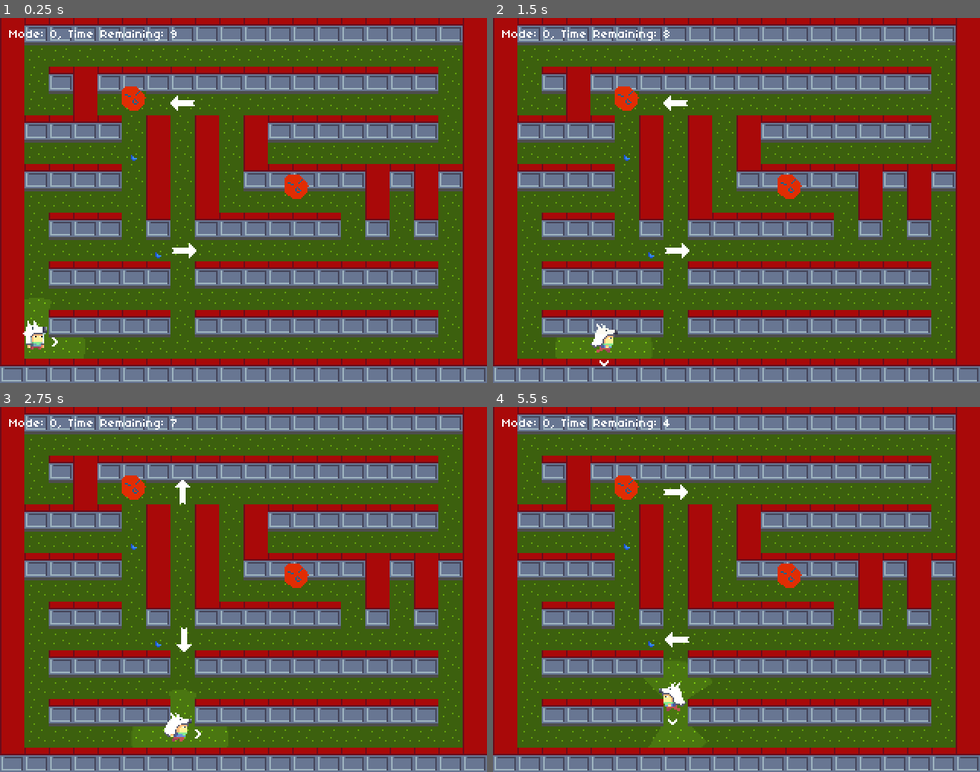
Above: before the commit, frames 1-4 (two rows, left to right).
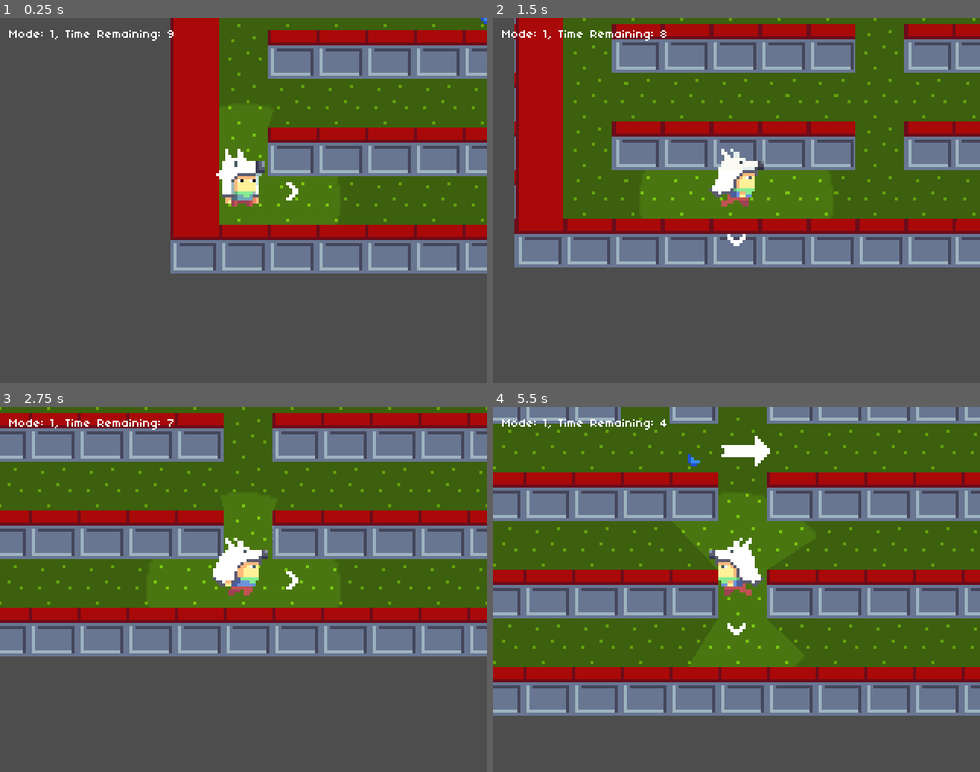
Above: after the commit, the same moments.

Repository: pibolib/gardener-of-light
Game: Godot game, scene res://scene/MainGame/GameHandler.tscn
Two runs of this game, one before a commit and one after it. Both use one fixed random seed, a clock stepped at 60 frames per second and the inputs below.
Inputs:
- Up to frame 1 (0.25 s): no input
- Up to frame 2 (1.5 s): hold D (move_right) 0.53-1.28 s; tap Space (action) at 0.6, 1.35 s; hold S (move_down) from 1.28 s (still down)
- Up to frame 3 (2.75 s): release S (move_down) at 2.03 s; hold D (move_right) from 2.03 s (still down); tap Space (action) at 2.1 s
- Up to frame 4 (5.5 s): release D (move_right) at 2.78 s; hold W (move_up) 2.78-3.53 s; tap Space (action) every 0.75 s from 2.85 to 5.1 s; hold A (move_left) 3.53-5.03 s; hold S (move_down) from 5.03 s (still down)

The runs differ from the first frame. In frame 1, 87% of the frame differs, in the area x 0-100%, y 0-100%; in frame 2, 83%; in frame 3, 83%; in frame 4, 76%.

Commit message:
changed the main player interaction

Diff:
--- a/scene/MainGame/Enemy/Enemy.gd
+++ b/scene/MainGame/Enemy/Enemy.gd
@@ -1,4 +1,5 @@
 extends CharacterBody2D
+class_name Enemy
 
 const TAINT = preload("res://scene/MainGame/Taint/Taint.tscn")
 
@@ -6,11 +7,13 @@
 @export var target := Vector2(100, 100)
 var move_enable: bool = false
 @export var follow_player: bool = true
+@export var hp: int = 3
 
 @onready var navigation_agent = $NavigationAgent2D
 var game_handler: GameHandler
 # Called when the node enters the scene tree for the first time.
 func _ready():
+	$Sprite.play("default")
 	game_handler = get_parent()
 	game_handler.connect("mode_switch", _on_mode_switch)
 	call_deferred("nav_target")
@@ -18,6 +21,10 @@
 func nav_target() -> void:
 	await get_tree().physics_frame
 	navigation_agent.target_position = get_node("../Player").global_position
+
+func _process(delta):
+	if velocity.x != 0:
+		$Sprite.scale.x = -sign(velocity.x)
 
 func _physics_process(delta):
 	if follow_player:
@@ -34,7 +41,8 @@
 func _on_navigation_agent_2d_velocity_computed(safe_velocity):
 	if move_enable:
 		velocity = safe_velocity * int(move_enable)
-	move_and_slide()
+	if game_handler.mode != GameHandler.Mode.DAY:
+		move_and_slide()
 
 func _on_mode_switch(mode: GameHandler.Mode):
 	if mode == GameHandler.Mode.DAY:
@@ -42,4 +50,12 @@
 			var taint := TAINT.instantiate()
 			taint.position = position
 			add_sibling(taint)
+		$Sprite.animation = "default"
+	else:
+		$Sprite.animation = "run"
 	move_enable = !(mode == GameHandler.Mode.DAY)
+
+func damage(amount: int) -> void:
+	hp -= amount
+	if hp <= 0:
+		queue_free()
--- a/scene/MainGame/Enemy/Enemy.tscn
+++ b/scene/MainGame/Enemy/Enemy.tscn
@@ -1,8 +1,72 @@
-[gd_scene load_steps=5 format=3 uid="uid://bvtqyrvqllt6d"]
+[gd_scene load_steps=15 format=3 uid="uid://bvtqyrvqllt6d"]
 
 [ext_resource type="Script" path="res://scene/MainGame/Enemy/Enemy.gd" id="1_yxob3"]
-[ext_resource type="Texture2D" uid="uid://c8o8qqf5s3oct" path="res://asset/enemy/enemy.png" id="2_kippb"]
+[ext_resource type="Texture2D" uid="uid://k6fs44gnaeph" path="res://asset/enemy/enemy_sm-idle-Sheet.png" id="2_b7e0t"]
+[ext_resource type="Texture2D" uid="uid://bjl2d7mhyq7iv" path="res://asset/enemy/enemy_sm-run-Sheet.png" id="3_bjgfo"]
 [ext_resource type="Texture2D" uid="uid://dip1r3gx7us1v" path="res://asset/player/aimdirection.png" id="3_se72y"]
+[ext_resource type="Texture2D" uid="uid://2twcrs85gps5" path="res://asset/shadow/shadow.png" id="4_73idr"]
+
+[sub_resource type="AtlasTexture" id="AtlasTexture_mqvda"]
+atlas = ExtResource("2_b7e0t")
+region = Rect2(0, 0, 32, 32)
+
+[sub_resource type="AtlasTexture" id="AtlasTexture_sb7pc"]
+atlas = ExtResource("2_b7e0t")
+region = Rect2(32, 0, 32, 32)
+
+[sub_resource type="AtlasTexture" id="AtlasTexture_pyr06"]
+atlas = ExtResource("2_b7e0t")
+region = Rect2(64, 0, 32, 32)
+
+[sub_resource type="AtlasTexture" id="AtlasTexture_5jjke"]
+atlas = ExtResource("2_b7e0t")
+region = Rect2(96, 0, 32, 32)
+
+[sub_resource type="AtlasTexture" id="AtlasTexture_opan6"]
+atlas = ExtResource("3_bjgfo")
+region = Rect2(0, 0, 32, 32)
+
+[sub_resource type="AtlasTexture" id="AtlasTexture_cfsyb"]
+atlas = ExtResource("3_bjgfo")
+region = Rect2(32, 0, 32, 32)
+
+[sub_resource type="AtlasTexture" id="AtlasTexture_wq2wd"]
+atlas = ExtResource("3_bjgfo")
+region = Rect2(64, 0, 32, 32)
+
+[sub_resource type="SpriteFrames" id="SpriteFrames_w875g"]
+animations = [{
+"frames": [{
+"duration": 1.0,
+"texture": SubResource("AtlasTexture_mqvda")
+}, {
+"duration": 1.0,
+"texture": SubResource("AtlasTexture_sb7pc")
+}, {
+"duration": 1.0,
+"texture": SubResource("AtlasTexture_pyr06")
+}, {
+"duration": 1.0,
+"texture": SubResource("AtlasTexture_5jjke")
+}],
+"loop": true,
+"name": &"default",
+"speed": 7.0
+}, {
+"frames": [{
+"duration": 1.0,
+"texture": SubResource("AtlasTexture_opan6")
+}, {
+"duration": 1.0,
+"texture": SubResource("AtlasTexture_cfsyb")
+}, {
+"duration": 1.0,
+"texture": SubResource("AtlasTexture_wq2wd")
+}],
+"loop": true,
+"name": &"run",
+"speed": 7.0
+}]
 
 [sub_resource type="CircleShape2D" id="CircleShape2D_w74ob"]
 radius = 6.0
@@ -10,15 +74,17 @@
 [node name="Enemy" type="CharacterBody2D"]
 z_index = -1
 y_sort_enabled = true
+collision_layer = 9
 motion_mode = 1
 safe_margin = 1.0
 script = ExtResource("1_yxob3")
 
-[node name="Sprite" type="Sprite2D" parent="."]
+[node name="Sprite" type="AnimatedSprite2D" parent="."]
 z_index = 8
 y_sort_enabled = true
-position = Vector2(0, -8)
-texture = ExtResource("2_kippb")
+position = Vector2(0, -16)
+sprite_frames = SubResource("SpriteFrames_w875g")
+frame_progress = 0.445981
 
 [node name="Collision" type="CollisionShape2D" parent="."]
 z_index = -1
@@ -38,4 +104,10 @@
 z_index = 125
 texture = ExtResource("3_se72y")
 
+[node name="Shadow" type="Sprite2D" parent="."]
+modulate = Color(1, 1, 1, 0.364706)
+z_index = -2
+scale = Vector2(1, 0.5)
+texture = ExtResource("4_73idr")
+
 [connection signal="velocity_computed" from="NavigationAgent2D" to="." method="_on_navigation_agent_2d_velocity_computed"]
--- a/scene/MainGame/GameHandler.gd
+++ b/scene/MainGame/GameHandler.gd
@@ -9,7 +9,7 @@
 const TILE := preload("res://scene/MainGame/World/Tile.tscn")
 
 @export var cycle_time: float = 10
-var mode := Mode.DAY
+var mode := Mode.NIGHT
 var mode_timer: Timer
 @onready var ui = $UI
 @onready var label = $UI/Label
@@ -21,6 +21,7 @@
 
 func _ready():
 	randomize()
+	mode_switch.emit(Mode.NIGHT)
 	for tile in tile_map.get_used_cells(1):
 		var new_tile = TILE.instantiate()
 		new_tile.position = tile_map.map_to_local(tile)
--- a/scene/MainGame/GameHandler.tscn
+++ b/scene/MainGame/GameHandler.tscn
@@ -7,6 +7,8 @@
 [ext_resource type="PackedScene" uid="uid://bvcx0ni6lj0an" path="res://scene/MainGame/Powerup/Powerup.tscn" id="5_c1pys"]
 [ext_resource type="PackedScene" uid="uid://bvtqyrvqllt6d" path="res://scene/MainGame/Enemy/Enemy.tscn" id="6_p88p4"]
 [ext_resource type="PackedScene" uid="uid://3ymrobvsurmi" path="res://scene/MainGame/Interactable/interactable.tscn" id="7_h14s5"]
+[ext_resource type="PackedScene" uid="uid://brmofso3mollm" path="res://scene/MainGame/Goal/Goal.tscn" id="8_s8uso"]
+[ext_resource type="PackedScene" uid="uid://cigy8cds0e7ug" path="res://scene/MainGame/Interactable/Landmine.tscn" id="9_djha6"]
 
 [sub_resource type="NavigationPolygon" id="NavigationPolygon_16tad"]
 
@@ -57,7 +59,6 @@
 
 [node name="TileMap" type="TileMap" parent="."]
 y_sort_enabled = true
-position = Vector2(0, 2)
 tile_set = SubResource("TileSet_acypx")
 format = 2
 layer_0/name = "BG"
@@ -94,12 +95,12 @@
 position = Vector2(96, 144)
 
 [node name="Enemy" parent="." instance=ExtResource("6_p88p4")]
-position = Vector2(88, 61)
+position = Vector2(88, 96)
 target = Vector2(24, 216)
 follow_player = false
 
 [node name="Enemy3" parent="." instance=ExtResource("6_p88p4")]
-position = Vector2(195, 119)
+position = Vector2(195, 154)
 target = Vector2(24, 216)
 
 [node name="WorldEnvironment" type="WorldEnvironment" parent="."]
@@ -114,3 +115,9 @@
 [node name="Interactable2" parent="." instance=ExtResource("7_h14s5")]
 position = Vector2(120, 56)
 rotation = 1.5708
+
+[node name="Goal" parent="." instance=ExtResource("8_s8uso")]
+position = Vector2(184, 88)
+
+[node name="Landmine" parent="." instance=ExtResource("9_djha6")]
+position = Vector2(24, 176)
--- a/scene/MainGame/Interactable/interactable.gd
+++ b/scene/MainGame/Interactable/interactable.gd
@@ -1,10 +1,11 @@
-extends Node2D
+extends Area2D
+class_name Interactable
 
 @export var speed: float = 300
 var rotation_timer: Timer
 
 func _ready():
-	rotation = randi_range(0, 3) * PI/2
+	connect("body_entered", _on_area_2d_body_entered)
 	rotation_timer = Timer.new()
 	add_child(rotation_timer)
 	rotation_timer.start(2)
@@ -20,4 +21,5 @@
 		body.move_enable = true
 
 func _rotate():
-	rotation += PI/2
+	#rotation += PI/2
+	pass
--- a/scene/MainGame/Interactable/interactable.tscn
+++ b/scene/MainGame/Interactable/interactable.tscn
@@ -6,15 +6,13 @@
 [sub_resource type="RectangleShape2D" id="RectangleShape2D_0dpoh"]
 size = Vector2(8, 8)
 
-[node name="Interactable" type="Node2D"]
+[node name="Interactable" type="Area2D"]
+collision_layer = 3
+collision_mask = 3
 script = ExtResource("1_5ifd3")
 
 [node name="Sprite2D" type="Sprite2D" parent="."]
 texture = ExtResource("2_iluml")
 
-[node name="Area2D" type="Area2D" parent="."]
-
-[node name="CollisionShape2D" type="CollisionShape2D" parent="Area2D"]
+[node name="CollisionShape2D" type="CollisionShape2D" parent="."]
 shape = SubResource("RectangleShape2D_0dpoh")
-
-[connection signal="body_entered" from="Area2D" to="." method="_on_area_2d_body_entered"]
--- a/scene/MainGame/Player/Player.gd
+++ b/scene/MainGame/Player/Player.gd
@@ -6,12 +6,21 @@
 	BASIC
 }
 
+const INTERACTABLE := preload("res://scene/MainGame/Interactable/interactable.tscn")
+
+@export var max_speed: float = 65
 @export var speed: float = 65
 var movement_angle: float = 0
 var attack_angle: float = 0
 var ability := Ability.NONE
 var friction: float = 0.01
 var move_enable = true
+var attack_timer: Timer
+var attack_ready: bool = true
+var slow: bool = false
+
+var pick_up: Interactable
+var holding: String = ""
 
 @export var game_handler: Node
 @onready var aim_marker_pivot = $AimMarkerPivot
@@ -19,6 +28,9 @@
 const PROJECTILE_BASIC := preload("res://scene/MainGame/Projectile/Projectile.tscn")
 
 func _ready():
+	attack_timer = Timer.new()
+	attack_timer.connect("timeout", attack_refresh)
+	add_child(attack_timer)
 	$Sprite.play("default")
 	if !game_handler == null:
 		game_handler.connect("mode_switch", _on_mode_switch)
@@ -30,8 +42,30 @@
 		$Sprite.animation = "run"
 	else:
 		$Sprite.animation = "default"
+	$Spacebar.global_position = $AimMarkerPivot/AimIndicator.global_position + Vector2(0, 8)
+	if Input.is_action_just_pressed("action"):
+		if holding != "":
+			var new_interactable = load(holding).instantiate()
+			new_interactable.global_position = Vector2(16*game_handler.get_node("TileMap").local_to_map($AimMarkerPivot/AimIndicator.global_position)) + Vector2(8,8)
+			new_interactable.rotation = attack_angle
+			add_sibling(new_interactable)
+			holding = ""
+		if pick_up != null:
+			holding = pick_up.scene_file_path
+			pick_up.queue_free()
+			move_enable = true
+			pick_up = null
 
 func _physics_process(delta):
+	slow = false
+	for area in $Main.get_overlapping_areas():
+		if area is TaintBlob:
+			slow = true
+			break
+	if slow:
+		speed = max_speed/2
+	else:
+		speed = max_speed
 	if move_enable:
 		var is_moving = false
 		if Input.is_action_pressed("move_up"):
@@ -63,18 +97,28 @@
 		else:
 			velocity = Vector2.ZERO
 	move_and_slide()
-
-	if ability != Ability.NONE and Input.is_action_just_pressed("action"):
-		var proj := PROJECTILE_BASIC.instantiate()
-		proj.position = position
-		proj.attack_angle = attack_angle
-		add_sibling(proj)
+#
+#	if ability != Ability.NONE and Input.is_action_just_pressed("action") and attack_ready and game_handler.mode == GameHandler.Mode.DAY:
+#		var proj := PROJECTILE_BASIC.instantiate()
+#		proj.position = position
+#		proj.attack_angle = attack_angle
+#		add_sibling(proj)
+#		attack_ready = false
+#		attack_timer.start(0.5)
 
 func _on_mode_switch(mode: GameHandler.Mode) -> void:
 	pass
 
 func _on_item_pickup_area_entered(area) -> void:
-	if area is Powerup:
-		area.set_enable(false)
-		ability = Ability.BASIC
-		print("picked up item")
+	if area is Interactable:
+		$Spacebar.visible = true
+		pick_up = area
+
+func _on_item_pickup_area_exited(area):
+	if area is Interactable:
+		$Spacebar.visible = false
+		pick_up = null
+
+func attack_refresh() -> void:
+	attack_timer.stop()
+	attack_ready = true
--- a/scene/MainGame/Player/Player.tscn
+++ b/scene/MainGame/Player/Player.tscn
@@ -1,10 +1,12 @@
-[gd_scene load_steps=17 format=3 uid="uid://drw6pkyel0u2l"]
+[gd_scene load_steps=20 format=3 uid="uid://drw6pkyel0u2l"]
 
 [ext_resource type="Script" path="res://scene/MainGame/Player/Player.gd" id="1_mpypc"]
 [ext_resource type="Texture2D" uid="uid://ctxneuttrdl5" path="res://asset/player/boy-Sheet.png" id="2_wqast"]
 [ext_resource type="Texture2D" uid="uid://cf7245nweq3x1" path="res://asset/player/boy-walk-Sheet.png" id="3_l8waq"]
 [ext_resource type="Texture2D" uid="uid://dip1r3gx7us1v" path="res://asset/player/aimdirection.png" id="3_nuxkv"]
 [ext_resource type="Texture2D" uid="uid://f1qvn5xbhd5j" path="res://asset/lighting/lightcircle.png" id="4_gen42"]
+[ext_resource type="Texture2D" uid="uid://diom3qyvry5fv" path="res://asset/ui/spacebar.png" id="5_jfnca"]
+[ext_resource type="Texture2D" uid="uid://2twcrs85gps5" path="res://asset/shadow/shadow.png" id="6_csn0i"]
 
 [sub_resource type="AtlasTexture" id="AtlasTexture_5ogfy"]
 atlas = ExtResource("2_wqast")
@@ -79,7 +81,10 @@
 radius = 6.0
 
 [sub_resource type="CircleShape2D" id="CircleShape2D_y6e12"]
-radius = 7.0
+radius = 6.0
+
+[sub_resource type="CircleShape2D" id="CircleShape2D_ls3rk"]
+radius = 2.0
 
 [node name="Player" type="CharacterBody2D"]
 z_index = -1
@@ -105,18 +110,42 @@
 
 [node name="AimIndicator" type="Sprite2D" parent="AimMarkerPivot"]
 z_index = 16
-position = Vector2(12, 0)
+position = Vector2(16, 0)
 texture = ExtResource("3_nuxkv")
 
-[node name="ItemPickup" type="Area2D" parent="."]
+[node name="ItemPickup" type="Area2D" parent="AimMarkerPivot"]
+position = Vector2(16, 0)
 collision_layer = 2
 collision_mask = 2
 
-[node name="CollisionShape2D" type="CollisionShape2D" parent="ItemPickup"]
+[node name="CollisionShape2D" type="CollisionShape2D" parent="AimMarkerPivot/ItemPickup"]
 shape = SubResource("CircleShape2D_y6e12")
 
 [node name="PointLight2D" type="PointLight2D" parent="."]
 shadow_enabled = true
 texture = ExtResource("4_gen42")
 
-[connection signal="area_entered" from="ItemPickup" to="." method="_on_item_pickup_area_entered"]
+[node name="Shadow" type="Sprite2D" parent="."]
+modulate = Color(1, 1, 1, 0.364706)
+z_index = -2
+position = Vector2(0, 2)
+scale = Vector2(1, 0.5)
+texture = ExtResource("6_csn0i")
+
+[node name="Camera2D" type="Camera2D" parent="."]
+zoom = Vector2(2, 2)
+
+[node name="Main" type="Area2D" parent="."]
+collision_layer = 2
+collision_mask = 2
+
+[node name="CollisionShape2D" type="CollisionShape2D" parent="Main"]
+shape = SubResource("CircleShape2D_ls3rk")
+
+[node name="Spacebar" type="Sprite2D" parent="."]
+visible = false
+position = Vector2(16, 7)
+texture = ExtResource("5_jfnca")
+
+[connection signal="area_entered" from="AimMarkerPivot/ItemPickup" to="." method="_on_item_pickup_area_entered"]
+[connection signal="area_exited" from="AimMarkerPivot/ItemPickup" to="." method="_on_item_pickup_area_exited"]
--- a/scene/MainGame/Powerup/Powerup.gd
+++ b/scene/MainGame/Powerup/Powerup.gd
@@ -10,9 +10,9 @@
 
 func _on_mode_switch(mode: GameHandler.Mode) -> void:
 	if mode == GameHandler.Mode.DAY:
+		set_enable(true)
+	else:
 		set_enable(false)
-	else:
-		set_enable(true)
 
 func set_enable(state: bool) -> void:
 	if state:
--- a/scene/MainGame/Powerup/Powerup.tscn
+++ b/scene/MainGame/Powerup/Powerup.tscn
@@ -15,9 +15,8 @@
 texture = ExtResource("1_bma12")
 centered = false
 region_enabled = true
-region_rect = Rect2(0, 0, 16, 16)
+region_rect = Rect2(16, 0, 16, 16)
 
 [node name="CollisionShape2D" type="CollisionShape2D" parent="."]
 position = Vector2(8, 8)
 shape = SubResource("RectangleShape2D_e0p4k")
-disabled = true
--- a/scene/MainGame/Projectile/Projectile.gd
+++ b/scene/MainGame/Projectile/Projectile.gd
@@ -14,4 +14,6 @@
 	queue_free()
 
 func _on_body_entered(body):
+	if body is Enemy:
+		body.damage(1)
 	queue_free()
--- a/scene/MainGame/Projectile/Projectile.tscn
+++ b/scene/MainGame/Projectile/Projectile.tscn
@@ -1,7 +1,8 @@
-[gd_scene load_steps=4 format=3 uid="uid://dslchm1we1u8o"]
+[gd_scene load_steps=5 format=3 uid="uid://dslchm1we1u8o"]
 
 [ext_resource type="Script" path="res://scene/MainGame/Projectile/Projectile.gd" id="1_88346"]
 [ext_resource type="Texture2D" uid="uid://de600nnfs5cjg" path="res://asset/attack/basicproj.png" id="1_kqur5"]
+[ext_resource type="Texture2D" uid="uid://2twcrs85gps5" path="res://asset/shadow/shadow.png" id="3_dref5"]
 
 [sub_resource type="CircleShape2D" id="CircleShape2D_plmsc"]
 radius = 4.0
@@ -18,5 +19,11 @@
 [node name="CollisionShape2D" type="CollisionShape2D" parent="."]
 shape = SubResource("CircleShape2D_plmsc")
 
+[node name="Shadow" type="Sprite2D" parent="."]
+modulate = Color(1, 1, 1, 0.364706)
+z_index = -2
+scale = Vector2(0.5, 0.25)
+texture = ExtResource("3_dref5")
+
 [connection signal="area_entered" from="." to="." method="_on_area_entered"]
 [connection signal="body_entered" from="." to="." method="_on_body_entered"]
--- a/scene/MainGame/Taint/Taint.gd
+++ b/scene/MainGame/Taint/Taint.gd
@@ -1,4 +1,5 @@
-extends Node2D
+extends Area2D
+class_name TaintBlob
 
 var z: float = -0.01
 var zsp: float = -70
@@ -28,6 +29,8 @@
 	else:
 		if $Sprite.scale.x < 1 and grow:
 			$Sprite.scale += Vector2(delta/16, delta/16)
+			$CollisionShape2D.scale = $Sprite.scale
+	z_index = -z - 8
 	$Sprite.position.y = z
 
 func _on_mode_switch(mode: GameHandler.Mode):
--- a/scene/MainGame/Taint/Taint.tscn
+++ b/scene/MainGame/Taint/Taint.tscn
@@ -1,14 +1,21 @@
-[gd_scene load_steps=3 format=3 uid="uid://ce8hwv7rel51i"]
+[gd_scene load_steps=4 format=3 uid="uid://ce8hwv7rel51i"]
 
 [ext_resource type="Script" path="res://scene/MainGame/Taint/Taint.gd" id="1_1mu0q"]
 [ext_resource type="Texture2D" uid="uid://d0n65apg73alj" path="res://asset/taint/taintblob.png" id="1_q0cqq"]
 
-[node name="TaintBlob" type="Node2D"]
-z_index = -8
+[sub_resource type="CircleShape2D" id="CircleShape2D_v5big"]
+radius = 16.0
+
+[node name="TaintBlob" type="Area2D"]
 y_sort_enabled = true
+collision_layer = 2
+collision_mask = 2
 script = ExtResource("1_1mu0q")
 
 [node name="Sprite" type="Sprite2D" parent="."]
 y_sort_enabled = true
 scale = Vector2(0.15, 0.15)
 texture = ExtResource("1_q0cqq")
+
+[node name="CollisionShape2D" type="CollisionShape2D" parent="."]
+shape = SubResource("CircleShape2D_v5big")
--- a/scene/MainGame/World/Tile.tscn
+++ b/scene/MainGame/World/Tile.tscn
@@ -11,6 +11,8 @@
 
 [node name="Tile" type="StaticBody2D"]
 y_sort_enabled = true
+collision_layer = 5
+collision_mask = 5
 script = ExtResource("1_f7aqb")
 
 [node name="CollisionShape2D" type="CollisionShape2D" parent="."]
Not shown: 1 places in scene/MainGame/GameHandler.tscn that only renumber resources
